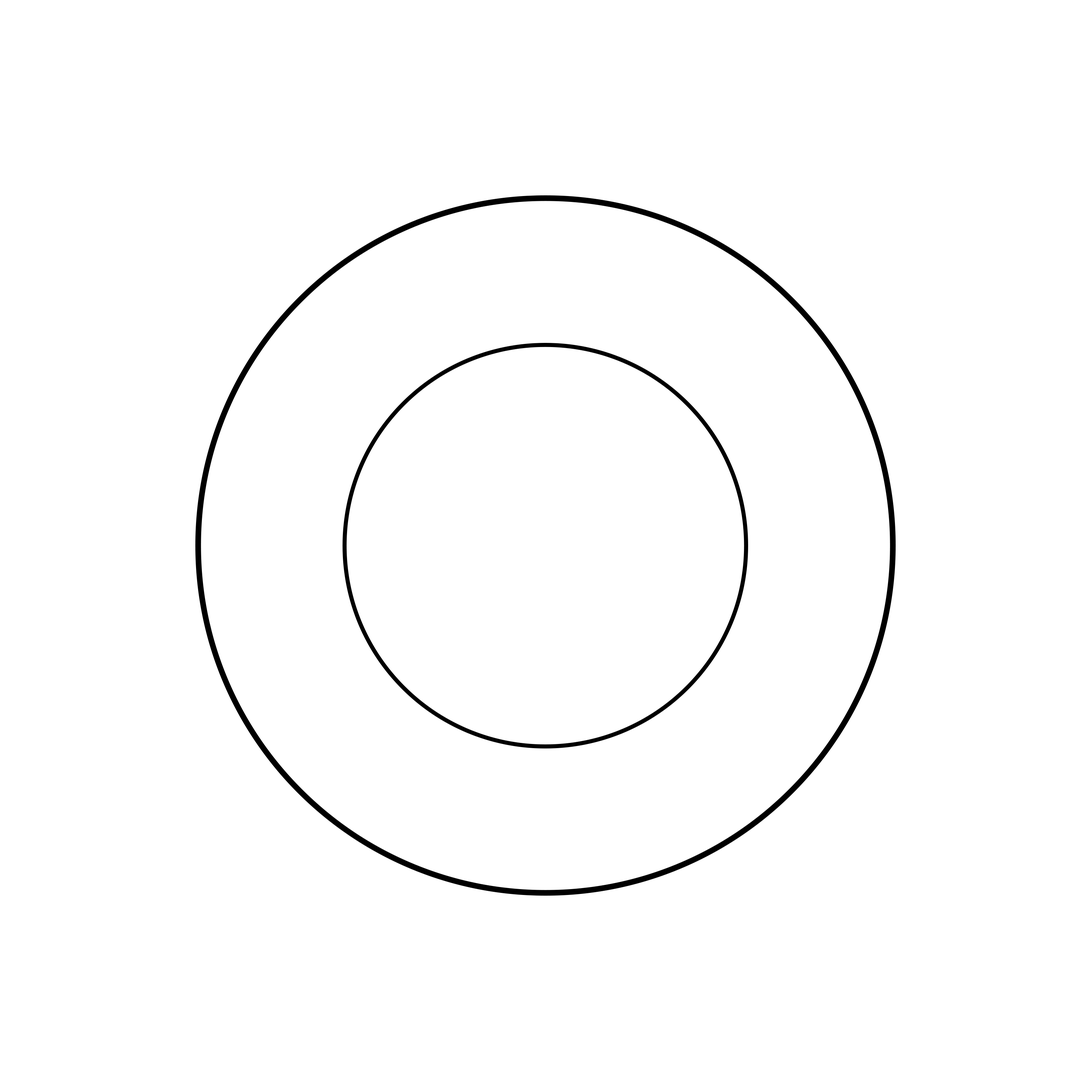
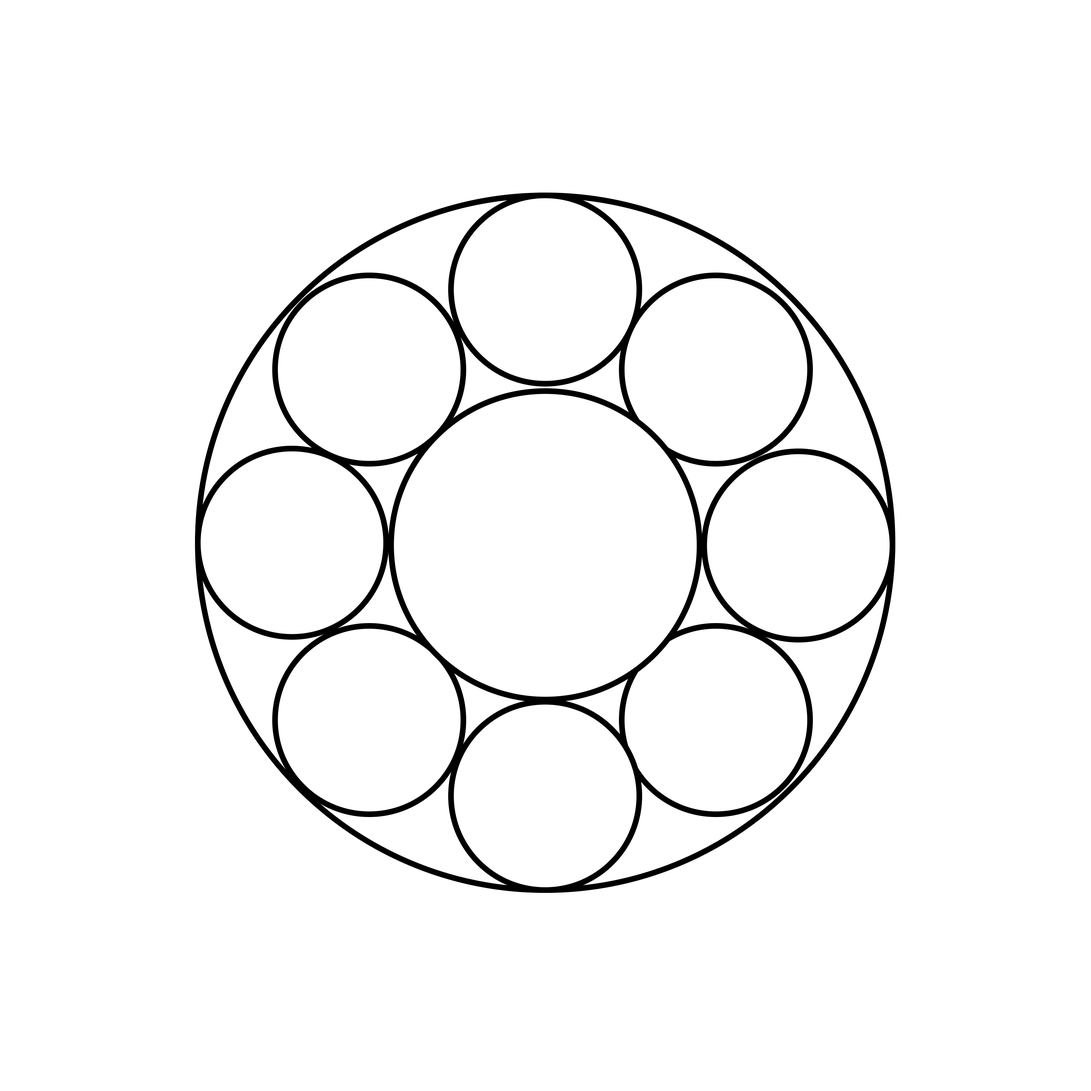
Two versions of the same layered image (1091x1091). Layer-by-layer changes:
painted on "椭圆 2" over (342, 343, 749, 749)
added layer "八个嵌套椭圆" above "椭圆 1" over (195, 192, 896, 894)
painted on "椭圆 1" over (195, 192, 897, 897)
